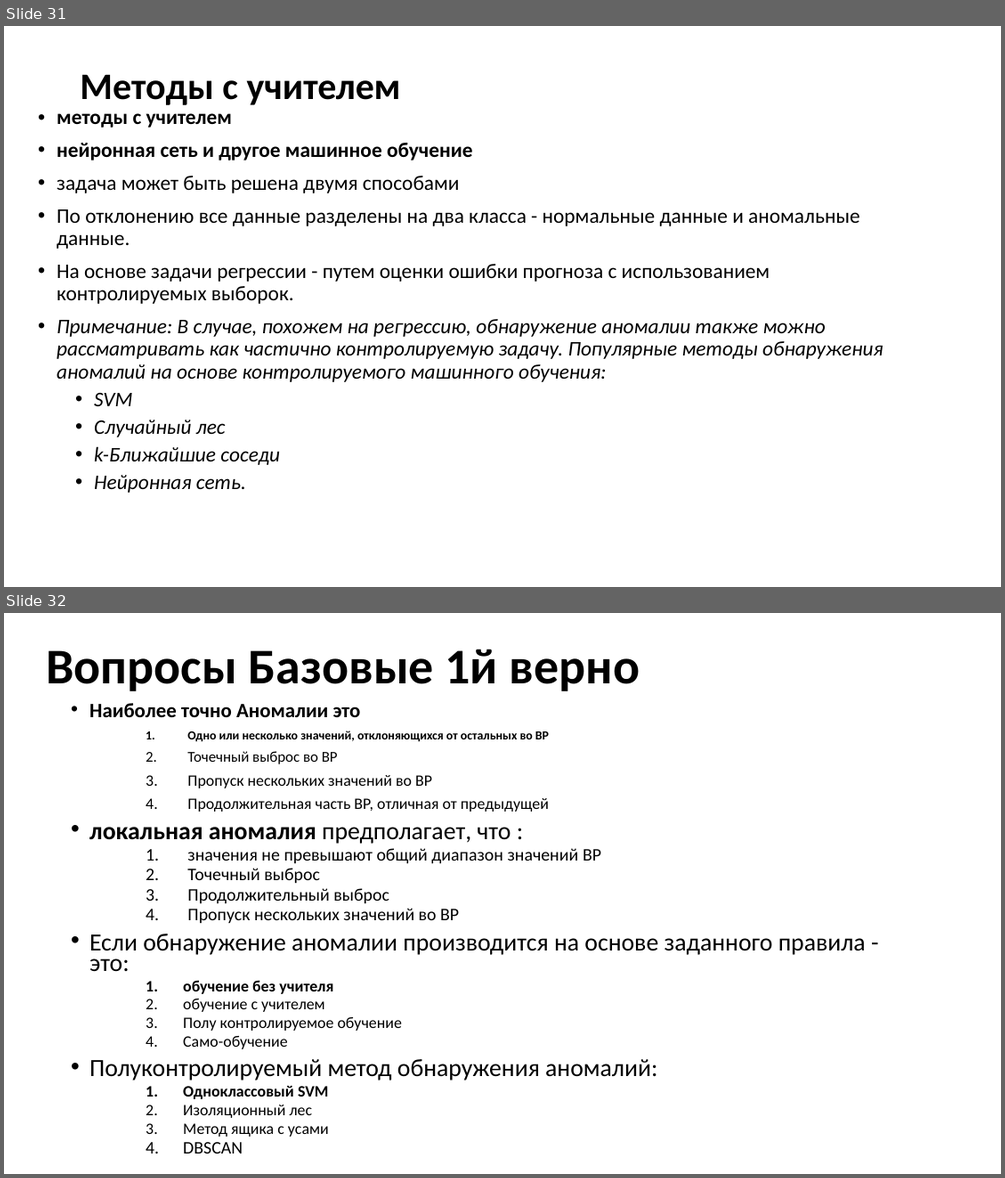
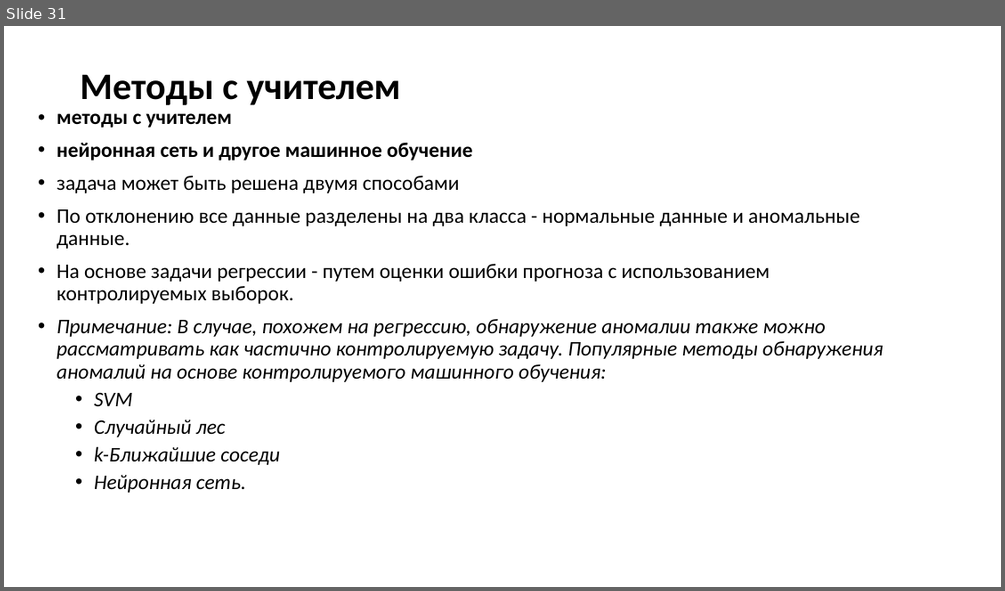
Before and after one commit to MVRonkin/TimeSeriesCourse, a slide deck: 2024/Lec/Юнит 20 - Обнаружение аномалий.pptx. Shown one above the other, each under a label of ours: slides 31 and 32 before the commit, slide 31 after it. The pictures are 1005x1178 and 1005x591 pixels, drawn with LibreOffice and Linux fonts; fonts in the diff are those of the drawing. Boxes give left, top, right and bottom in pixels: in the first picture for what was removed or moved away, otherwise in the second. Text is boxed around its words. In the diff, an @@ line names an element or a change of style, - is before the commit and + after.

```diff
--- a/2024/Lec/Юнит 20 - Обнаружение аномалий.pptx
+++ b/2024/Lec/Юнит 20 - Обнаружение аномалий.pptx
@@ slide 32 removed at bbox=[4, 613, 1001, 1174], background #FFFFFF @@
@@ title removed at bbox=[47, 649, 639, 691] @@
-Вопросы Базовые 1й верно
@@ text removed at bbox=[89, 703, 866, 1153] @@
-• Наиболее точно Аномалии это
-      1. Одно или несколько значений, отклоняющихся от остальных во ВР
-      2. Точечный выброс во ВР
-      3. Пропуск нескольких значений во ВР
-      4. Продолжительная часть ВР, отличная от предыдущей
-• локальная аномалия предполагает, что :
-    1. значения не превышают общий диапазон значений ВР
-    2. Точечный выброс
-    3. Продолжительный выброс
-    4. Пропуск нескольких значений во ВР
-• Если обнаружение аномалии производится на основе заданного правила - это:
-    1. обучение без учителя
-    2. обучение с учителем
-    3. Полу контролируемое обучение
-    4. Само-обучение
-• Полуконтролируемый метод обнаружения аномалий:
-    1. Одноклассовый SVM
-    2. Изоляционный лес
-    3. Метод ящика с усами
-    4. DBSCAN
```
Also in this commit, not shown: 1 other slide removed, 19 other files.
